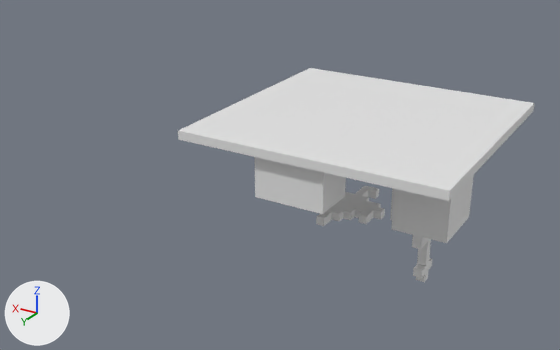
One commit to the OBJ model src/main/resources/plane3.obj: the scene before it, then after it.
Camera for both pictures: a camera (50 mm lens) standing at (-34.2, 75.0, 44.2) and looking at (4.4, 10.6, 12.0). The axes (+X, +Y, +Z) are drawn at lower left. The lights are the same throughout. Where no turn or scale is listed for an object, it has been applied to the vertices. Vertices at the same position are counted once.
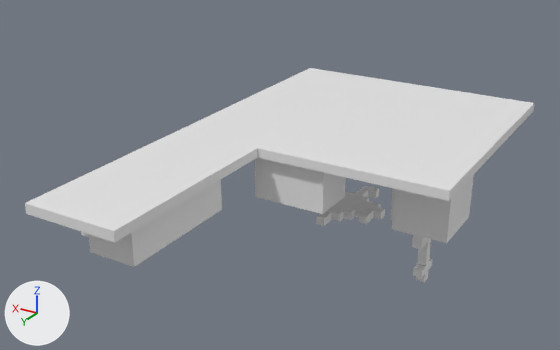
Boxes (x1, y1, x2, y2) around the edits, measured in the pictures (560 x 350 px):
```json
{"object": "plane3", "change": "reshaped", "before": [178, 68, 534, 282], "after": [25, 68, 534, 282], "on screen": "43% wider"}
{"part": 1, "of": "me_plane3", "change": "added", "after": [25, 131, 258, 267]}
```

Scene script edits in JSON lines:
```json
{"block": "me_plane3", "where": "# used by ob_plane3; location = (0.0, 0.0, 0.0)"}
{"op": "remove", "block": "me_plane3", "code": "me_plane3.from_pydata(...)  # 2752 vertices, 2750 faces; spans x -15.0..15.0, y -15.0..14.0, z 0.0..16.0"}
{"op": "add", "block": "me_plane3", "code": "me_plane3.from_pydata(...)  # 3478 vertices, 3476 faces; spans x -15.0..15.0, y -15.0..35.0, z 0.0..16.0"}
{"block": "me_plane3", "change": "me_plane3 part 1: 726 vertices added at x 5.0..15.0, y 15.0..35.0, z 11.0..16.0"}
```
